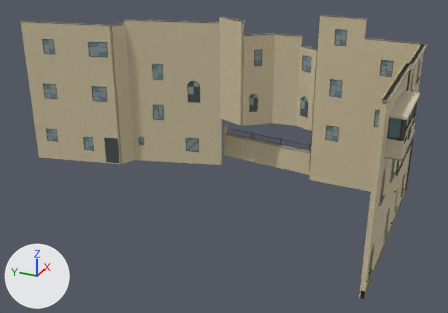
Renders of the glTF model projects/shanghai/assets/models/candidates/xuhui-taiyuan-lane-4-cihui-village/xuhui-taiyuan-lane-4-cihui-village-web.glb from each side of a commit.
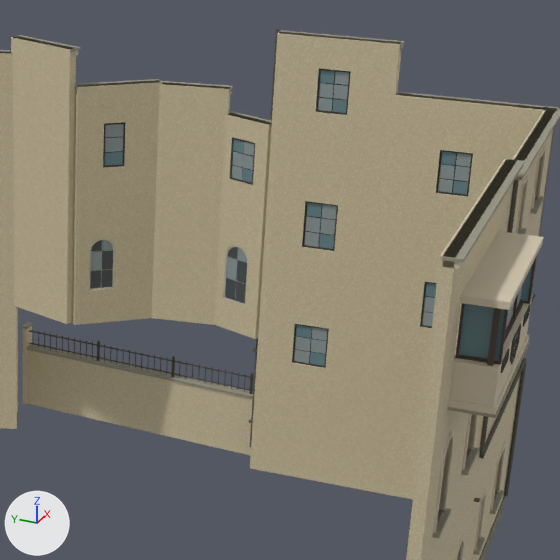
Old and new are each drawn whole from a 50 mm lens placed at (-24.1, -4.2, 20.1), pointed at (9.6, 11.0, 3.3) and again close up on the part from 48% to 95% of the width and 1% to 68% of the height. The lights are fixed; the arrows at lower left show +X, +Y and +Z. The first two pictures are the older version. Vertices at exactly the same position are counted once.

In view in the first close-up: '慈惠村太原路4弄1—2号临街转角'.
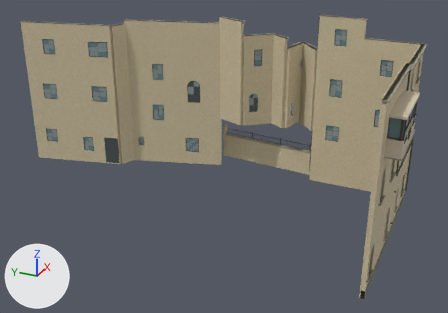
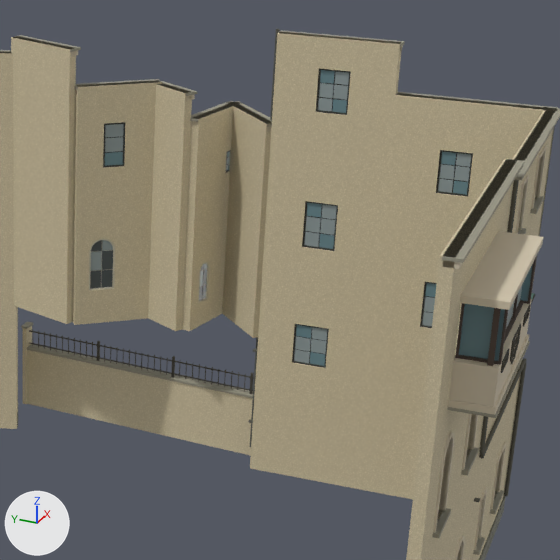
Patch to the scene script:
```diff
--- a/projects/shanghai/assets/models/candidates/xuhui-taiyuan-lane-4-cihui-village/xuhui-taiyuan-lane-4-cihui-village-web.glb.py
+++ b/projects/shanghai/assets/models/candidates/xuhui-taiyuan-lane-4-cihui-village/xuhui-taiyuan-lane-4-cihui-village-web.glb.py
@@ me_mesh_0 @@
-me_mesh_0.from_pydata(...)  # 12049 vertices, 21292 faces; spans x 2.9..16.7, y -0.9..27.1, z 0.0..11.8
+me_mesh_0.from_pydata(...)  # 12071 vertices, 21328 faces; spans x 2.9..17.1, y -0.9..27.1, z 0.0..11.8
+# me_mesh_0 part 1: the loose piece of 8 vertices spanning x 15.3..15.4, y 7.1..7.5, z 8.6..8.9 is scaled about its middle by (5.48, 3.67, 0.403), then moved by (-0.1, 2.0, 1.3), in mat_cihui___sheltered_ivory_render (beige #d3c7af)
+# me_mesh_0 part 2: the loose piece of 8 vertices spanning x 15.4..15.5, y 7.5..7.8, z 4.6..5.2 is scaled about its middle by (5.41, -0.553, -0.175), then moved by (0.1, 1.0, -0.5), in mat_cihui___grey_stone_sill (grey #989584)
+# me_mesh_0 part 3: the loose piece of 16 vertices spanning x 15.2..15.6, y 7.1..7.8, z 7.9..9.0 is turned 98.5 degrees about the z axis through its middle and scaled by 0.495, then moved by (1.0, 0.8, -0.4)
+# me_mesh_0 part 4: the loose piece of 8 vertices spanning x 15.4..15.5, y 7.5..7.8, z 7.9..8.2 is scaled about its middle by (0.192, -0.0213, -1.59), then moved by (1.0, 0.6, 0.0), in mat_cihui___dark_steel_sash (dark grey #3a3c36)
+# me_mesh_0 part 5: the loose piece of 8 vertices spanning x 15.4..15.5, y 7.5..7.8, z 8.2..8.6 is scaled about its middle by (1.01, -0.103, -0.0851), then moved by (1.1, 0.6, -0.3), in mat_cihui___dark_steel_sash (dark grey #3a3c36)
+# me_mesh_0 part 6: the loose piece of 8 vertices spanning x 15.3..15.4, y 7.1..7.5, z 7.9..8.2 is scaled about its middle by (1.01, -0.103, -0.0935), then moved by (1.1, 0.9, -0.1), in mat_cihui___dark_steel_sash (dark grey #3a3c36)
+# me_mesh_0 part 7: the loose piece of 8 vertices spanning x 15.4..15.6, y 7.5..7.8, z 5.2 is scaled about its middle by (1.23, -0.139, -13.2), then moved by (0.1, 0.8, -0.5), in mat_cihui___shaded_glass (dark grey #4b5253)
+# me_mesh_0 part 8: the loose piece of 8 vertices spanning x 15.4..15.5, y 7.5..7.8, z 5.2..5.8 is scaled about its middle by (1.36, -0.137, -0.73), then moved by (0.1, 0.8, -0.4), in mat_cihui___shaded_glass (dark grey #4b5253)
+# me_mesh_0 part 9: the loose piece of 8 vertices spanning x 15.3..15.9, y 6.9..7.9, z 4.5..4.6 is scaled about its middle by (0.356, -0.046, -4.08), then moved by (-0.2, 1.1, 0.1), in mat_cihui___shaded_glass (dark grey #4b5253)
+# me_mesh_0 part 10: the loose piece of 36 vertices spanning x 15.4..15.5, y 7.5..7.8, z 5.8..6.1 is scaled about its middle by (-1.32, 0.133, 0.536), then moved by (-0.1, 0.8, -0.5)
+# me_mesh_0 part 11: the loose piece of 8 vertices spanning x 15.3..15.4, y 7.1..7.4, z 5.2 is scaled about its middle by (1.23, -0.139, -14.2), then moved by (0.0, 1.2, -0.1), in mat_cihui___pale_reflected_glass (grey #909d9e)
+# me_mesh_0 part 12: the loose piece of 8 vertices spanning x 15.4..15.5, y 7.5..7.8, z 8.6..8.9 is scaled about its middle by (0.00392, -0.00111, 0), then moved by (0.9, 0.6, -0.9), in mat_cihui___pale_reflected_glass (grey #909d9e)
+# me_mesh_0 part 13: the loose piece of 8 vertices spanning x 15.3..15.4, y 7.1..7.5, z 8.2..8.6 is scaled about its middle by (1, -0.101, -0.498), then moved by (1.1, 0.9, -0.4)
+# me_mesh_0 part 14: the loose piece of 8 vertices spanning x 15.3..15.4, y 7.1..7.5, z 5.2..5.8 is scaled about its middle by (1, -0.101, -0.246), then moved by (1.1, 0.9, 2.8), in mat_cihui___blue_green_glass (cyan #69888f)
+# me_mesh_0 part 15: the loose piece of 8 vertices spanning x 15.3..15.4, y 7.1..7.5, z 4.6..5.2 is scaled about its middle by (-1.35, 0.133, 0.0543), then moved by (0.3, 1.1, 0.0), in mat_cihui___pale_painted_timber (light grey #c6c1ae)
+# me_mesh_0 part 16: a new loose piece of 140 vertices spanning x 15.2..15.7, y 8.3..8.6, z 4.4..5.5, in mat_cihui___pale_painted_timber (light grey #c6c1ae)
+# me_mesh_0 part 17: the loose piece of 140 vertices spanning x 15.2..15.6, y 7.1..7.8, z 4.6..6.2 is deleted
+# me_mesh_0 part 18: the loose piece of 36 vertices spanning x 15.3..15.4, y 7.1..7.5, z 5.8..6.1 is deleted
+# me_mesh_0 part 19: 17 vertices moved from x 14.4..15.9, y 6.6..11.2, z 3.8..10.2 to x 14.4..16.8, y 6.6..11.2, z 3.8..10.2; 248 vertices removed from x 15.1..16.0, y 6.6..9.9, z 3.8..10.2; 142 vertices added at x 14.7..17.1, y 6.6..10.0, z 3.8..10.2
+# me_mesh_0 part 20: 10 kept faces spanning x 14.7..15.6, y 6.7..10.9, z 3.8..10.2 get new texture (UV) coordinates
+# other edits to the shape of me_mesh_0 do not show in these pictures
 me_mesh_0.materials.append(mat_cihui___ochre_stippled_and_raked_render)
```

Location of each change, [x1, y1, x2, y2] in pixels of the close-ups (560 x 560 px; the box of a moved part takes in the faces that stretch with it):
part 1 of me_mesh_0, moved or reshaped
    before: [244, 142, 254, 156]
    after: [186, 95, 195, 101]
part 2 of me_mesh_0, moved or reshaped (not visible afterwards)
    before: [225, 278, 236, 300]
part 3 of me_mesh_0, moved or reshaped
    before: [230, 137, 255, 185]
    after: [226, 150, 231, 173]
part 4 of me_mesh_0, moved or reshaped (not visible afterwards)
    before: [232, 165, 243, 180]
part 5 of me_mesh_0, moved or reshaped (not visible afterwards)
    before: [232, 152, 243, 167]
part 6 of me_mesh_0, moved or reshaped (not visible afterwards)
    before: [242, 168, 253, 183]
part 7 of me_mesh_0, moved or reshaped (not visible before)
    after: [202, 284, 206, 299]
part 8 of me_mesh_0, moved or reshaped
    before: [226, 257, 237, 280]
    after: [203, 269, 207, 285]
part 9 of me_mesh_0, moved or reshaped (not visible before)
    after: [199, 286, 202, 301]
part 10 of me_mesh_0, moved or reshaped (not visible afterwards)
    before: [227, 247, 238, 259]
part 11 of me_mesh_0, moved or reshaped (not visible before)
    after: [199, 271, 203, 287]
part 12 of me_mesh_0, moved or reshaped (not visible afterwards)
    before: [233, 139, 244, 153]
part 13 of me_mesh_0, moved or reshaped
    before: [243, 154, 253, 170]
    after: [226, 158, 229, 165]
part 14 of me_mesh_0, moved or reshaped (not visible afterwards)
    before: [237, 260, 247, 284]
part 15 of me_mesh_0, moved or reshaped (not visible afterwards)
    before: [235, 282, 246, 304]
part 16 of me_mesh_0, added
    after: [198, 262, 209, 303]
part 17 of me_mesh_0, deleted
    before: [223, 246, 248, 306]
part 18 of me_mesh_0, deleted
    before: [238, 248, 247, 262]
part 19 of me_mesh_0, moved or reshaped
    before: [75, 79, 272, 339]
    after: [104, 81, 272, 338]
part 20 of me_mesh_0, surface changed
    both: [152, 85, 271, 338]
